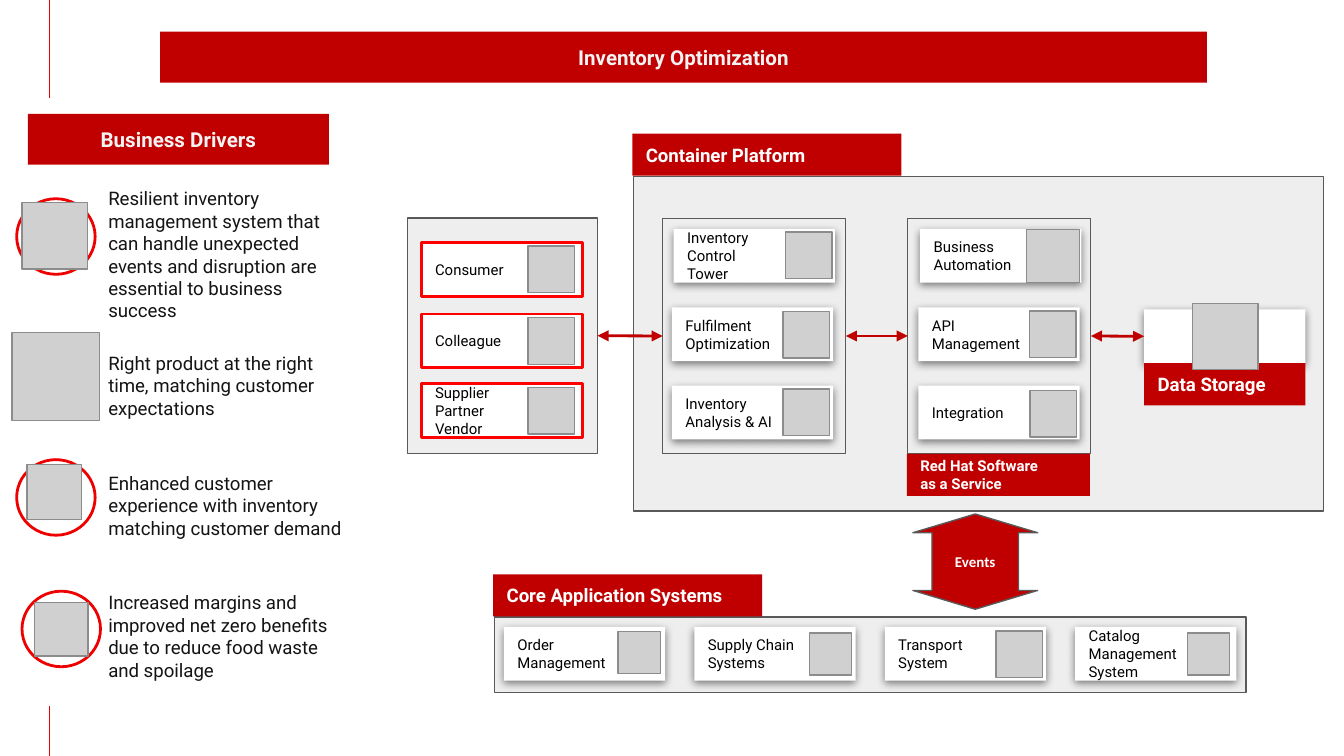
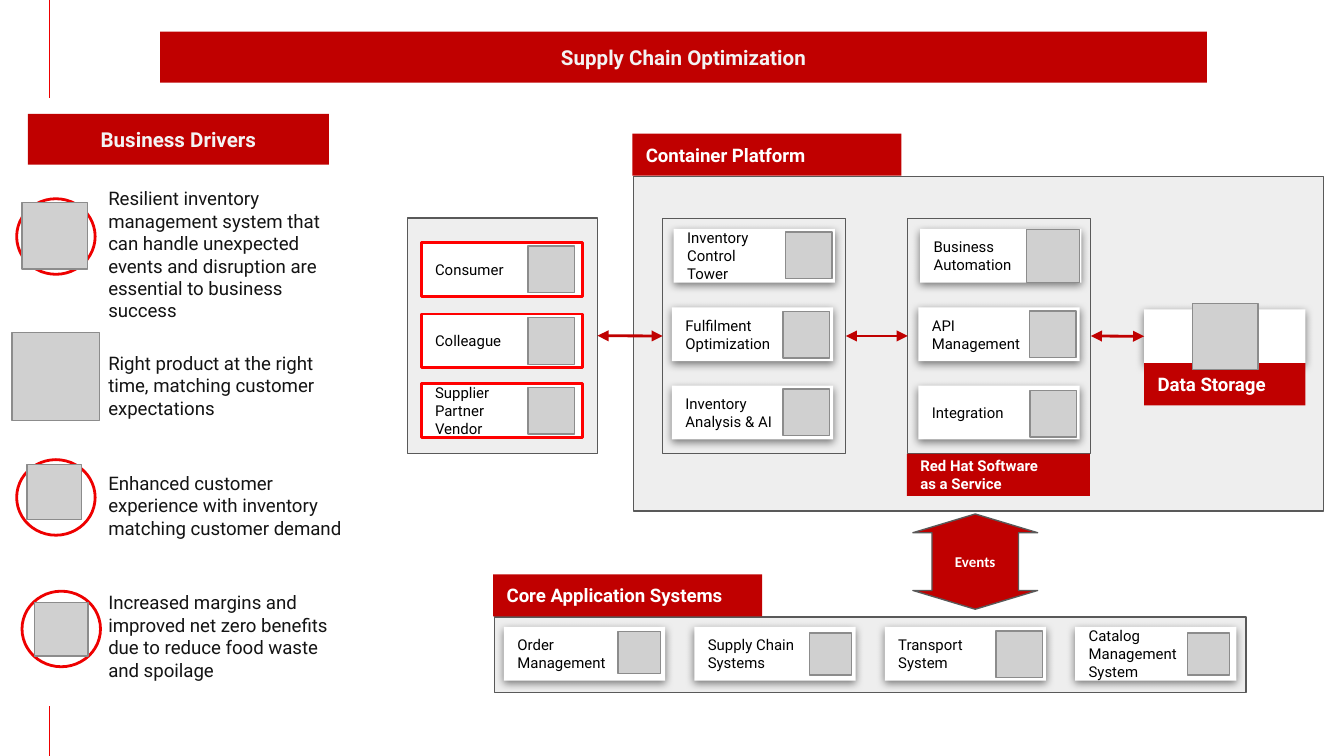
Before and after one commit to brucedkyle/architectures, a slide deck: slide 1 of docs/sustainability/downloads/InventoryOptimisation.pptx. Drawn at 1344x756 pixels with LibreOffice and Linux fonts; fonts in the diff are those of the drawing; grey boxes stand for pictures; background and template pictures are left out. Boxes give left, top, right and bottom in pixels: in the first picture for what was removed or moved away, otherwise in the second. Text is boxed around its words. In the diff, an @@ line names an element or a change of style, - is before the commit and + after.

```diff
--- a/docs/sustainability/downloads/InventoryOptimisation.pptx
+++ b/docs/sustainability/downloads/InventoryOptimisation.pptx
@@ text in rectangle at [561,49,805,70]: text changed @@
-Inventory Optimization
+Supply Chain Optimization
```
Also in this commit, not shown: 5 slides added, 12 other files.
